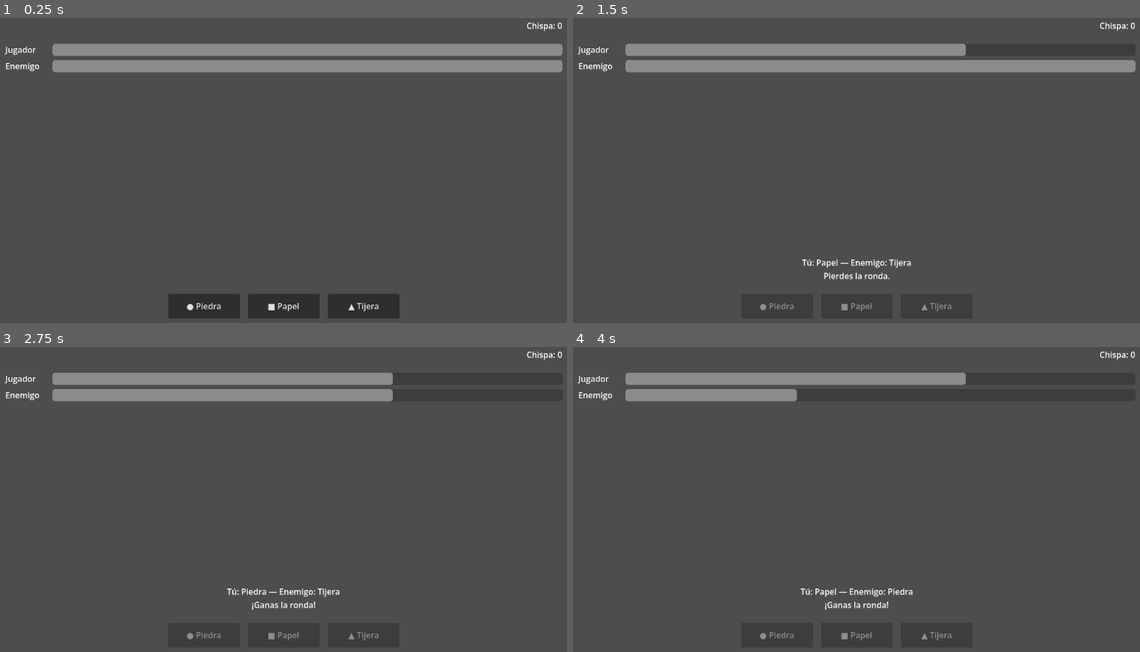
Above: before the commit, frames 1-4 (two rows, left to right).
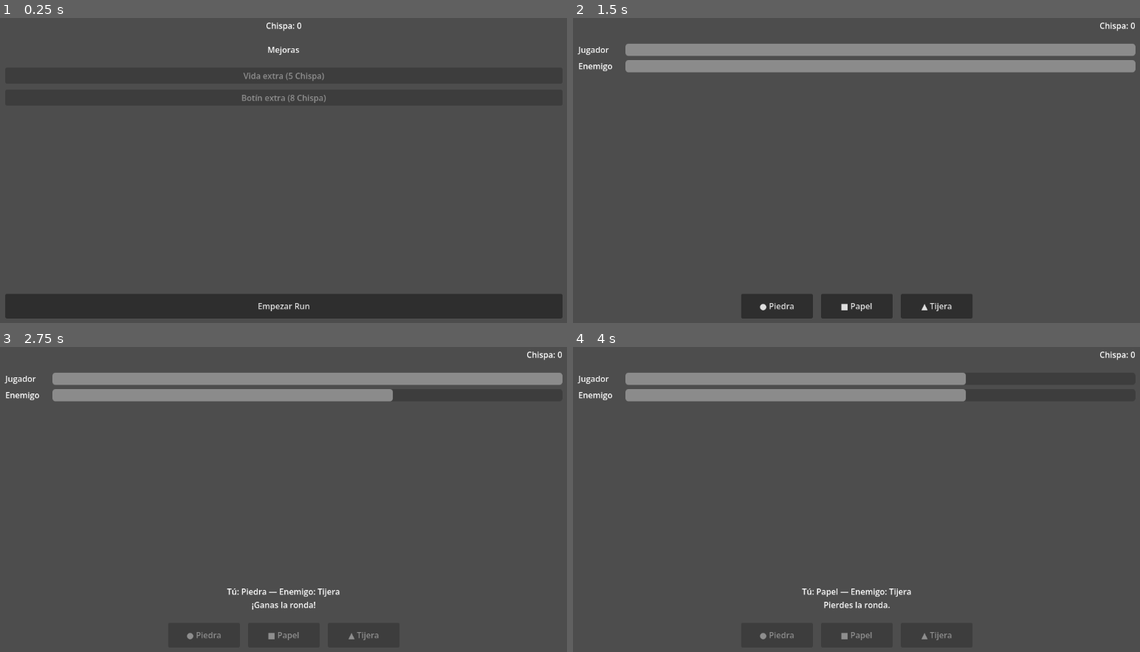
Above: after the commit, the same moments.

Repository: jolomoreno/rock-paper-scissor
Game: Godot game, scene res://scenes/main/hub.tscn
The game is run twice, just before and just after one commit, with the same random seed, the same clock (stepped at 60 frames per second) and the same inputs. Before the commit the project starts from res://scenes/combat/combat.tscn.
Inputs (mouse positions are in pixels of both pictures, inside the frame that each line leads up to):
- Up to frame 1 (0.25 s): no input
- Up to frame 2 (1.5 s): click (856, 304) at 0.5 s, where only the run after the commit has a clickable "Empezar Run"; click (833, 310) at 1.25 s, where only the run after the commit has a clickable "Combate"
- Up to frame 3 (2.75 s): click "● Piedra" at 2 s
- Up to frame 4 (4 s): tap Enter at 2.75 s; click "■ Papel" at 3.5 s

The runs differ from the first frame. In frame 1, 13% of the frame differs, in the area x 0-100%, y 1-99%; in frame 2, 1.6%; in frame 3, 1.2%; in frame 4, 1.7%.

Commit message:
Add Fase 3 node map and hub, completing the run loop
Adds a RunState autoload to carry player HP and map progress across scene
changes, a Hub scene to spend Chispa on upgrades and start a run, and a
7-node map (3 branching Combate/Descanso layers + Jefe) with a Descanso
node that heals to full. combat_manager.gd now navigates itself back to
the map or hub on combat end, closing the hub -> run -> combate(s) ->
hub loop from the roadmap.

Diff:
--- /dev/null
+++ b/autoloads/run_state.gd
@@ -0,0 +1,44 @@
+extends Node
+
+signal run_started
+signal run_ended(victory: bool)
+
+const LAYERS: Array = [
+	["combate", "descanso"],
+	["combate", "descanso"],
+	["combate", "descanso"],
+	["jefe"],
+]
+const JEFE_ENEMY_HP := 5
+
+var in_run: bool = false
+var current_layer: int = 0
+var chosen_node_type: String = ""
+var player_max_hp: int = 0
+var player_hp: int = 0
+
+
+func start_run() -> void:
+	in_run = true
+	current_layer = 0
+	chosen_node_type = ""
+	player_max_hp = 3 + Chispa.player_hp_bonus()
+	player_hp = player_max_hp
+	run_started.emit()
+
+
+func heal_full() -> void:
+	player_hp = player_max_hp
+
+
+func advance() -> void:
+	current_layer += 1
+
+
+func is_last_layer() -> bool:
+	return current_layer >= LAYERS.size() - 1
+
+
+func end_run(victory: bool) -> void:
+	in_run = false
+	run_ended.emit(victory)
--- a/project.godot
+++ b/project.godot
@@ -11,12 +11,13 @@
 [application]
 
 config/name="PPT Roguelite"
-run/main_scene="res://scenes/combat/combat.tscn"
+run/main_scene="res://scenes/main/hub.tscn"
 config/features=PackedStringArray("4.7", "Forward Plus")
 
 [autoload]
 
 Chispa="*res://autoloads/chispa.gd"
+RunState="*res://autoloads/run_state.gd"
 
 [rendering]
 
--- a/scenes/combat/combat_manager.gd
+++ b/scenes/combat/combat_manager.gd
@@ -37,8 +37,16 @@
 
 func _ready() -> void:
 	_rng.randomize()
-	player_max_hp += Chispa.player_hp_bonus()
-	player_hp = player_max_hp
+
+	if RunState.in_run:
+		player_max_hp = RunState.player_max_hp
+		player_hp = RunState.player_hp
+		if RunState.chosen_node_type == "jefe":
+			enemy_max_hp = RunState.JEFE_ENEMY_HP
+	else:
+		player_max_hp += Chispa.player_hp_bonus()
+		player_hp = player_max_hp
+
 	enemy_hp = enemy_max_hp
 
 	chispa_label.text = "Chispa: %d" % Chispa.chispa
@@ -98,12 +106,26 @@
 	if not player_won:
 		result_label.text += "\nPerdiste el combate."
 		combat_ended.emit(player_won)
+		if RunState.in_run:
+			RunState.end_run(false)
+			await get_tree().create_timer(ROUND_DELAY_SECONDS).timeout
+			get_tree().change_scene_to_file("res://scenes/main/hub.tscn")
 		return
 
 	var reward := COMBAT_WIN_CHISPA_REWARD + Chispa.combat_win_chispa_bonus()
 	Chispa.add_chispa(reward)
 	result_label.text += "\n¡Ganaste el combate! (+%d Chispa)" % reward
 	combat_ended.emit(player_won)
+
+	if RunState.in_run:
+		await get_tree().create_timer(ROUND_DELAY_SECONDS).timeout
+		if RunState.is_last_layer():
+			RunState.end_run(true)
+			get_tree().change_scene_to_file("res://scenes/main/hub.tscn")
+		else:
+			RunState.player_hp = player_hp
+			RunState.advance()
+			get_tree().change_scene_to_file("res://scenes/map/map.tscn")
 
 
 func _roll_enemy_choice() -> CombatResolver.Choice:
--- /dev/null
+++ b/scenes/main/hub.gd
@@ -0,0 +1,54 @@
+extends Control
+
+const UPGRADE_BUTTON_NAME_PREFIX := "UpgradeButton_"
+
+@onready var chispa_label: Label = %ChispaLabel
+@onready var upgrades_container: VBoxContainer = %UpgradesContainer
+@onready var start_run_button: Button = %StartRunButton
+
+
+func _ready() -> void:
+	chispa_label.text = "Chispa: %d" % Chispa.chispa
+	Chispa.chispa_changed.connect(_on_chispa_changed)
+	Chispa.upgrade_purchased.connect(_on_upgrade_purchased)
+
+	start_run_button.pressed.connect(_on_start_run_pressed)
+
+	_build_upgrade_buttons()
+
+
+func _on_start_run_pressed() -> void:
+	RunState.start_run()
+	get_tree().change_scene_to_file("res://scenes/map/map.tscn")
+
+
+func _on_chispa_changed(new_amount: int) -> void:
+	chispa_label.text = "Chispa: %d" % new_amount
+	_refresh_upgrade_buttons()
+
+
+func _on_upgrade_purchased(_upgrade_id: String) -> void:
+	_refresh_upgrade_buttons()
+
+
+func _build_upgrade_buttons() -> void:
+	for upgrade_id: String in Chispa.UPGRADES:
+		var button := Button.new()
+		button.name = UPGRADE_BUTTON_NAME_PREFIX + upgrade_id
+		button.pressed.connect(_on_upgrade_button_pressed.bind(upgrade_id))
+		upgrades_container.add_child(button)
+
+	_refresh_upgrade_buttons()
+
+
+func _on_upgrade_button_pressed(upgrade_id: String) -> void:
+	Chispa.buy_upgrade(upgrade_id)
+
+
+func _refresh_upgrade_buttons() -> void:
+	for upgrade_id: String in Chispa.UPGRADES:
+		var button: Button = upgrades_container.get_node(UPGRADE_BUTTON_NAME_PREFIX + upgrade_id)
+		var data: Dictionary = Chispa.UPGRADES[upgrade_id]
+		var owned := Chispa.has_upgrade(upgrade_id)
+		button.text = "%s (%d Chispa)%s" % [data["display_name"], data["cost"], " ✓" if owned else ""]
+		button.disabled = owned or not Chispa.can_afford(upgrade_id)
--- /dev/null
+++ b/scenes/main/hub.tscn
@@ -0,0 +1,51 @@
+[gd_scene format=3]
+
+[ext_resource type="Script" path="res://scenes/main/hub.gd" id="1_j8vol"]
+
+[node name="Hub" type="Control" unique_id=1969799147]
+layout_mode = 3
+anchors_preset = 0
+anchor_right = 1.0
+anchor_bottom = 1.0
+script = ExtResource("1_j8vol")
+
+[node name="@MarginContainer@2" type="MarginContainer" parent="." unique_id=1038806919]
+layout_mode = 0
+anchor_right = 1.0
+anchor_bottom = 1.0
+theme_override_constants/margin_left = 32
+theme_override_constants/margin_top = 32
+theme_override_constants/margin_right = 32
+theme_override_constants/margin_bottom = 32
+
+[node name="@VBoxContainer@3" type="VBoxContainer" parent="@MarginContainer@2" unique_id=1966070447]
+layout_mode = 2
+size_flags_horizontal = 3
+size_flags_vertical = 3
+theme_override_constants/separation = 24
+
+[node name="ChispaLabel" type="Label" parent="@MarginContainer@2/@VBoxContainer@3" unique_id=251265296]
+unique_name_in_owner = true
+layout_mode = 2
+text = "Chispa: 0"
+horizontal_alignment = 1
+
+[node name="TitleLabel" type="Label" parent="@MarginContainer@2/@VBoxContainer@3" unique_id=255793461]
+layout_mode = 2
+text = "Mejoras"
+horizontal_alignment = 1
+
+[node name="UpgradesContainer" type="VBoxContainer" parent="@MarginContainer@2/@VBoxContainer@3" unique_id=1917070638]
+unique_name_in_owner = true
+layout_mode = 2
+theme_override_constants/separation = 12
+
+[node name="Spacer" type="Control" parent="@MarginContainer@2/@VBoxContainer@3" unique_id=86731290]
+layout_mode = 2
+size_flags_vertical = 3
+
+[node name="StartRunButton" type="Button" parent="@MarginContainer@2/@VBoxContainer@3" unique_id=901595095]
+unique_name_in_owner = true
+custom_minimum_size = Vector2(0, 48)
+layout_mode = 2
+text = "Empezar Run"
--- /dev/null
+++ b/scenes/map/descanso.gd
@@ -0,0 +1,13 @@
+extends Control
+
+@onready var continue_button: Button = %ContinueButton
+
+
+func _ready() -> void:
+	continue_button.pressed.connect(_on_continue_pressed)
+
+
+func _on_continue_pressed() -> void:
+	RunState.heal_full()
+	RunState.advance()
+	get_tree().change_scene_to_file("res://scenes/map/map.tscn")
--- /dev/null
+++ b/scenes/map/descanso.tscn
@@ -0,0 +1,41 @@
+[gd_scene format=3]
+
+[ext_resource type="Script" path="res://scenes/map/descanso.gd" id="1_fufkc"]
+
+[node name="Descanso" type="Control" unique_id=1331385492]
+layout_mode = 3
+anchors_preset = 0
+anchor_right = 1.0
+anchor_bottom = 1.0
+script = ExtResource("1_fufkc")
+
+[node name="@MarginContainer@6" type="MarginContainer" parent="." unique_id=1750269028]
+layout_mode = 0
+anchor_right = 1.0
+anchor_bottom = 1.0
+theme_override_constants/margin_left = 32
+theme_override_constants/margin_top = 32
+theme_override_constants/margin_right = 32
+theme_override_constants/margin_bottom = 32
+
+[node name="@VBoxContainer@7" type="VBoxContainer" parent="@MarginContainer@6" unique_id=993805932]
+layout_mode = 2
+size_flags_horizontal = 3
+size_flags_vertical = 3
+theme_override_constants/separation = 24
+
+[node name="InfoLabel" type="Label" parent="@MarginContainer@6/@VBoxContainer@7" unique_id=530128278]
+layout_mode = 2
+text = "Descansas junto al fuego y recuperas toda tu vida."
+horizontal_alignment = 1
+autowrap_mode = 2
+
+[node name="Spacer" type="Control" parent="@MarginContainer@6/@VBoxContainer@7" unique_id=1973439890]
+layout_mode = 2
+size_flags_vertical = 3
+
+[node name="ContinueButton" type="Button" parent="@MarginContainer@6/@VBoxContainer@7" unique_id=1893931739]
+unique_name_in_owner = true
+custom_minimum_size = Vector2(0, 48)
+layout_mode = 2
+text = "Continuar"
--- /dev/null
+++ b/scenes/map/map.gd
@@ -0,0 +1,26 @@
+extends Control
+
+@onready var title_label: Label = %TitleLabel
+@onready var node_buttons_container: HBoxContainer = %NodeButtonsContainer
+
+
+func _ready() -> void:
+	title_label.text = "Capa %d de %d" % [RunState.current_layer + 1, RunState.LAYERS.size()]
+	_build_node_buttons()
+
+
+func _build_node_buttons() -> void:
+	var node_types: Array = RunState.LAYERS[RunState.current_layer]
+	for node_type: String in node_types:
+		var button := Button.new()
+		button.text = node_type.capitalize()
+		button.pressed.connect(_on_node_button_pressed.bind(node_type))
+		node_buttons_container.add_child(button)
+
+
+func _on_node_button_pressed(node_type: String) -> void:
+	RunState.chosen_node_type = node_type
+	if node_type == "descanso":
+		get_tree().change_scene_to_file("res://scenes/map/descanso.tscn")
+	else:
+		get_tree().change_scene_to_file("res://scenes/combat/combat.tscn")
--- /dev/null
+++ b/scenes/map/map.tscn
@@ -0,0 +1,40 @@
+[gd_scene format=3]
+
+[ext_resource type="Script" path="res://scenes/map/map.gd" id="1_sxf4j"]
+
+[node name="Map" type="Control" unique_id=801401221]
+layout_mode = 3
+anchors_preset = 0
+anchor_right = 1.0
+anchor_bottom = 1.0
+script = ExtResource("1_sxf4j")
+
+[node name="@MarginContainer@4" type="MarginContainer" parent="." unique_id=153528195]
+layout_mode = 0
+anchor_right = 1.0
+anchor_bottom = 1.0
+theme_override_constants/margin_left = 32
+theme_override_constants/margin_top = 32
+theme_override_constants/margin_right = 32
+theme_override_constants/margin_bottom = 32
+
+[node name="@VBoxContainer@5" type="VBoxContainer" parent="@MarginContainer@4" unique_id=746726984]
+layout_mode = 2
+size_flags_horizontal = 3
+size_flags_vertical = 3
+theme_override_constants/separation = 24
+
+[node name="TitleLabel" type="Label" parent="@MarginContainer@4/@VBoxContainer@5" unique_id=138849331]
+unique_name_in_owner = true
+layout_mode = 2
+horizontal_alignment = 1
+
+[node name="Spacer" type="Control" parent="@MarginContainer@4/@VBoxContainer@5" unique_id=563021635]
+layout_mode = 2
+size_flags_vertical = 3
+
+[node name="NodeButtonsContainer" type="HBoxContainer" parent="@MarginContainer@4/@VBoxContainer@5" unique_id=1235640513]
+unique_name_in_owner = true
+layout_mode = 2
+theme_override_constants/separation = 16
+alignment = 1
Not shown, added: autoloads/run_state.gd.uid
Not shown, added: scenes/main/hub.gd.uid
Not shown, added: scenes/map/descanso.gd.uid
Not shown, added: scenes/map/map.gd.uid
Not shown, changed: README.md
Not shown, changed: ROADMAP.md
